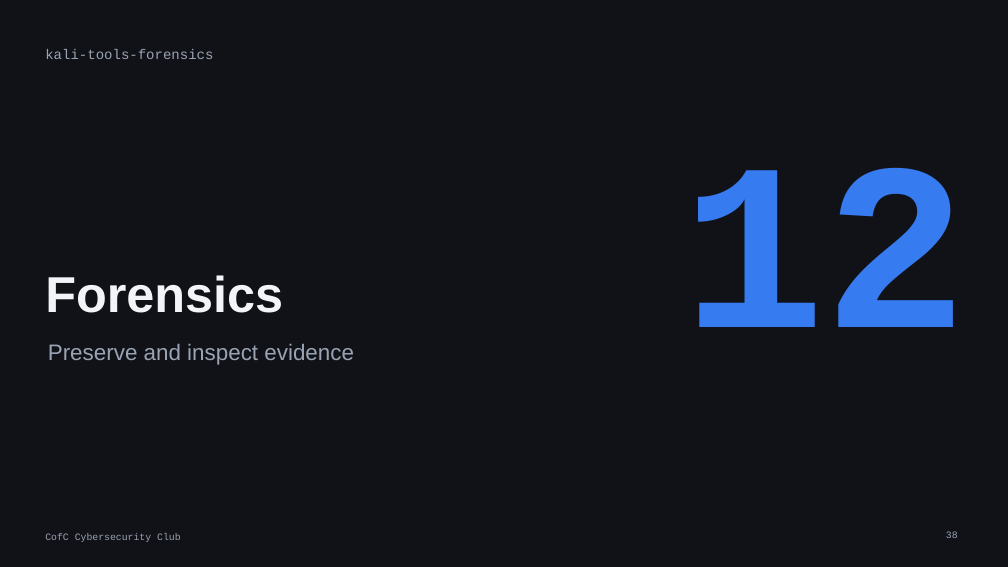
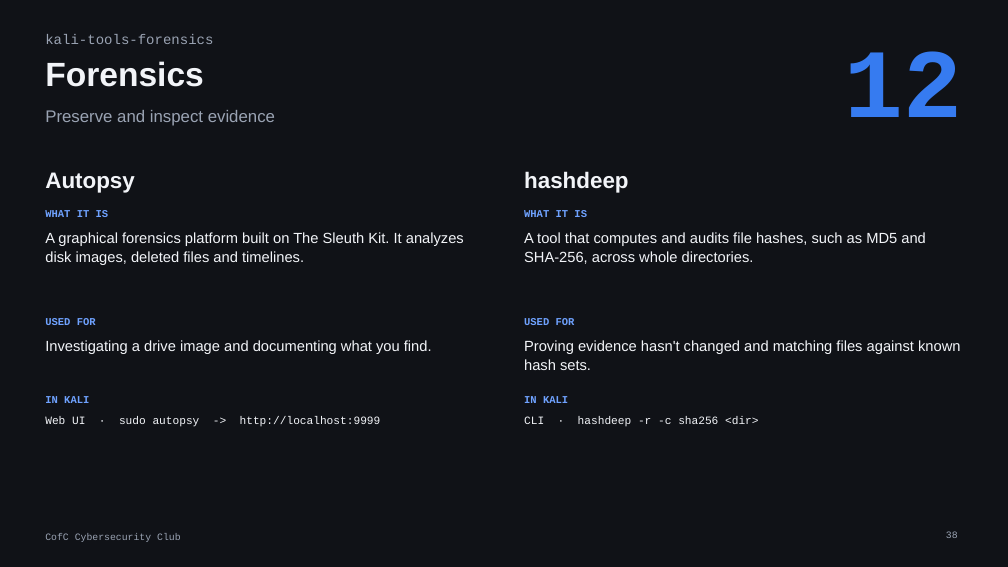
Before and after one commit to cofcsecurity/cofcsecurity.github.io, a slide deck: slide 38 of static/slides/22-kali-tools.pptx. Drawn at 1008x567 pixels with LibreOffice and Linux fonts; fonts in the diff are those of the drawing. Boxes give left, top, right and bottom in pixels: in the first picture for what was removed or moved away, otherwise in the second. Text is boxed around its words. In the diff, an @@ line names an element or a change of style, - is before the commit and + after.

Commit message:
Update Kali Linux Tools slides

```diff
--- a/static/slides/22-kali-tools.pptx
+++ b/static/slides/22-kali-tools.pptx
@@ text "12": place and size @@
-text "12" at (682,167,968,327)
+text "12" at (845,51,963,117)
@@ text "12" at (845,51,963,117): size 340 to 140 pt @@
@@ text "kali-tools-forensics": place and size @@
-text "kali-tools-forensics" at (45,49,213,59)
+text "kali-tools-forensics" at (45,34,213,44)
@@ text "Forensics": place and size @@
-text "Forensics" at (45,275,283,313)
+text "Forensics" at (45,61,204,87)
@@ text "Forensics" at (45,61,204,87): size 72 to 48 pt; vertical alignment bottom to top @@
@@ text "Preserve and inspect evidence": place and size @@
-text "Preserve and inspect evidence" at (48,344,354,365)
+text "Preserve and inspect evidence" at (45,110,275,126)
@@ text "Preserve and inspect evidence" at (45,110,275,126): size 32 to 24 pt @@
@@ text added at (45,172,135,193), 32 pt, text #F2F4F8, bold @@
+Autopsy
@@ text added at (524,171,629,193), 32 pt, text #F2F4F8, bold @@
+hashdeep
@@ text added at (45,210,109,217), 15 pt, text #6FA2FF, bold @@
+WHAT IT IS
@@ text added at (45,232,464,265), 21 pt, text #F2F4F8 @@
+A graphical forensics platform built on The Sleuth Kit. It analyzes disk images, deleted files and timelines.
@@ text added at (524,210,587,217), 15 pt, text #6FA2FF, bold @@
+WHAT IT IS
@@ text added at (524,232,926,264), 21 pt, text #F2F4F8 @@
+A tool that computes and audits file hashes, such as MD5 and SHA-256, across whole directories.
@@ text added at (45,318,96,325), 15 pt, text #6FA2FF, bold @@
+USED FOR
@@ text added at (524,318,575,325), 15 pt, text #6FA2FF, bold @@
+USED FOR
@@ text added at (45,340,432,354), 21 pt, text #F2F4F8 @@
+Investigating a drive image and documenting what you find.
@@ text added at (524,340,960,370), 21 pt, text #F2F4F8 @@
+Proving evidence hasn't changed and matching files against known hash sets.
@@ text added at (45,396,89,403), 15 pt, text #6FA2FF, bold @@
+IN KALI
@@ text added at (45,416,381,427), 16 pt, text #F2F4F8 @@
+Web UI · sudo autopsy -> http://localhost:9999
@@ text added at (524,396,568,403), 15 pt, text #6FA2FF, bold @@
+IN KALI
@@ text added at (524,416,759,426), 16 pt, text #F2F4F8 @@
+CLI · hashdeep -r -c sha256 <dir>
```
Also in this commit, not shown: 14 other slides changed, 1 slide removed.
